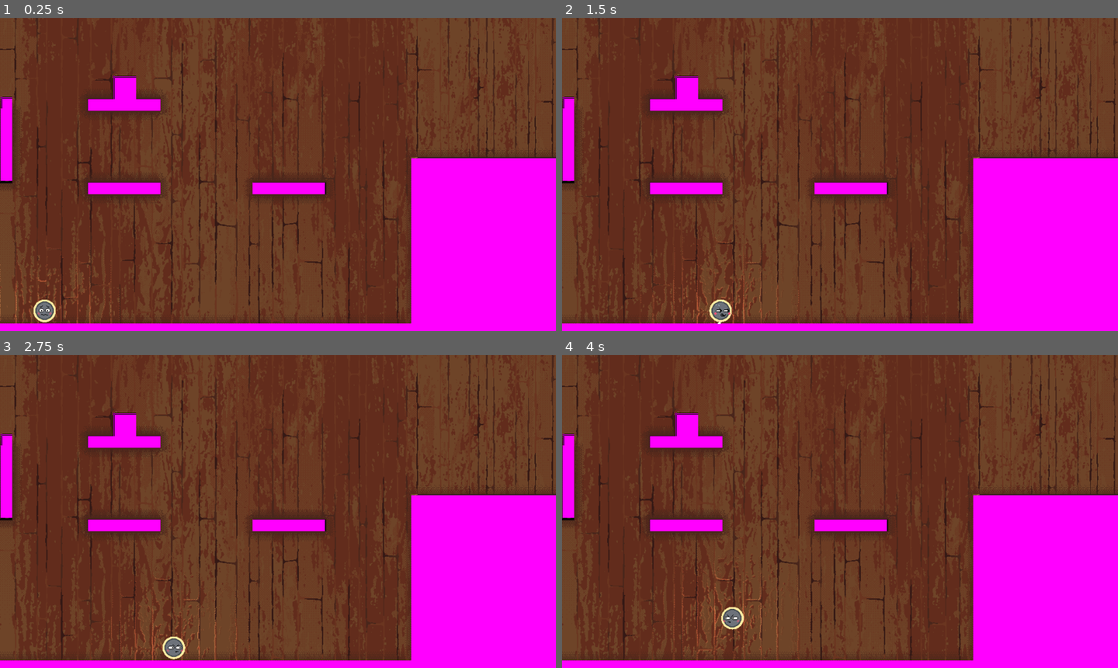
Above: before the commit, frames 1-4 (two rows, left to right).
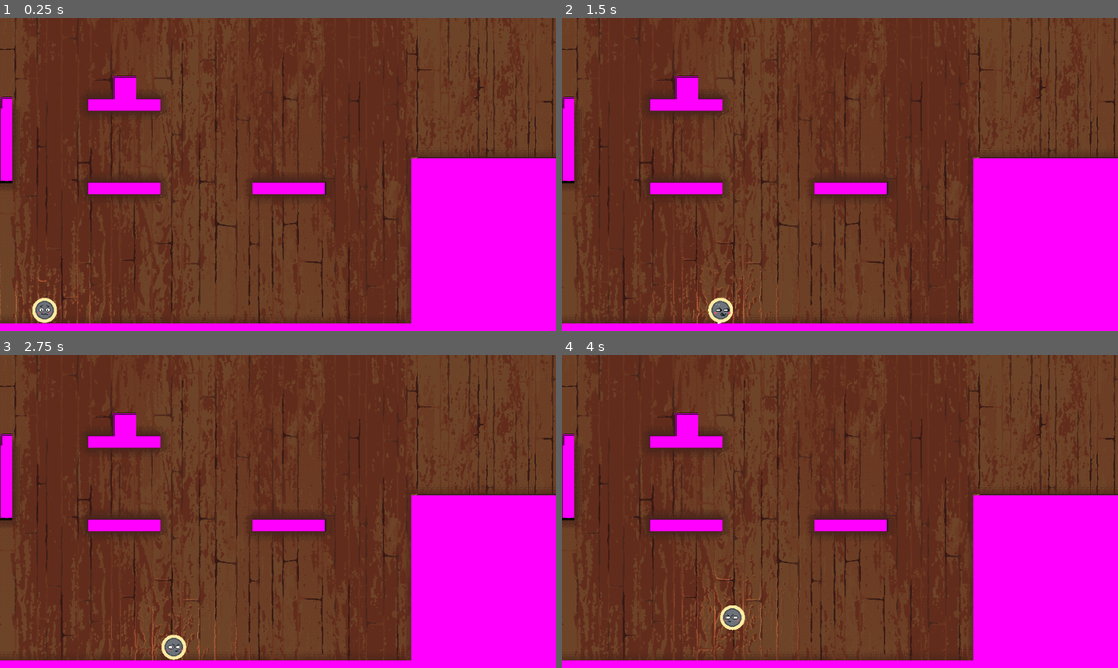
Above: after the commit, the same moments.

Repository: NAERNON/ggj-2026-mask
Game: Godot game, scene res://scenes/main.tscn
The game is run twice, just before and just after one commit, with the same random seed, the same clock (stepped at 60 frames per second) and the same inputs.
Inputs:
- Up to frame 1 (0.25 s): no input
- Up to frame 2 (1.5 s): tap Enter at 0.5 s; hold D (move_tape_right) 0.53-1.28 s; hold R (move_tape_reroll) 0.53-1.28 s; tap Space (move_tape_jump) at 0.77 s; hold S (move_tape_down) from 1.28 s (still down); tap G (tape_switch_grip) at 1.35 s
- Up to frame 3 (2.75 s): tap Space (move_tape_jump) at 1.52 s; release S (move_tape_down) at 2.03 s; hold D (move_tape_right) from 2.03 s (still down); hold R (move_tape_reroll) from 2.03 s (still down)
- Up to frame 4 (4 s): release D (move_tape_right) at 2.78 s; release R (move_tape_reroll) at 2.78 s; hold W (move_tape_up) 2.78-3.53 s; tap G (tape_switch_grip) at 2.85 s; tap Space (move_tape_jump) at 3.02, 3.77 s; hold A (move_tape_left) from 3.53 s (still down); hold R (move_tape_reroll) from 3.53 s (still down)

The runs differ from the first frame. In frame 1, 0.2% of the frame differs, in the area x 0-22%, y 72-98%; in frame 2, 0.2%; in frame 3, 0.3%, in the area x 16-45%, y 67-98%; in frame 4, 0.2%.

Commit message:
Truc muche, je sais plus

Diff:
--- a/assets/masking_tape.tscn
+++ b/assets/masking_tape.tscn
@@ -1,20 +1,23 @@
 [gd_scene format=3 uid="uid://ba5ixoxqnb3gk"]
 
 [ext_resource type="Script" uid="uid://cpw72x8irjl4e" path="res://scripts/masking_tape.gd" id="1_no3c2"]
-[ext_resource type="Script" path="res://scripts/character_face_sprite.gd" id="2_iih3h"]
+[ext_resource type="Script" uid="uid://chgbr5uutejwv" path="res://scripts/character_face_sprite.gd" id="2_iih3h"]
 [ext_resource type="Script" path="res://scripts/masking_tape_wheel.gd" id="2_ikd68"]
 
 [sub_resource type="CircleShape2D" id="CircleShape2D_no3c2"]
 radius = 21.0
 
-[node name="MaskingTape" type="CharacterBody2D" unique_id=311947507 node_paths=PackedStringArray("contact_floor", "face_sprite")]
+[node name="MaskingTape" type="CharacterBody2D" unique_id=311947507 node_paths=PackedStringArray("collision", "contact_floor", "face_sprite", "wheel")]
 floor_stop_on_slope = false
+floor_block_on_wall = false
 floor_snap_length = 10.0
 safe_margin = 1.0
 script = ExtResource("1_no3c2")
 jump_speed = 600.0
+collision = NodePath("CollisionShape2D")
 contact_floor = NodePath("Node2D")
 face_sprite = NodePath("CharacterFaceSprite")
+wheel = NodePath("MaskingTapeWheel")
 
 [node name="CollisionShape2D" type="CollisionShape2D" parent="." unique_id=932109046]
 shape = SubResource("CircleShape2D_no3c2")
--- a/scripts/masking_tape.gd
+++ b/scripts/masking_tape.gd
@@ -8,9 +8,12 @@
 @export_range(0.0, 1000.0, 10.0) var wall_roll_speed    : float
 @export_range(0.0, 10.0, 1.0) var push_force         : float
 
+@export var collision     : CollisionShape2D
 @export var contact_floor : Node2D
 @export var face_sprite   : CharacterFaceSprite
-
+@export var wheel         : MaskingTapeWheel
+
+var _circle : CircleShape2D
 var reroll_target     : Vector2
 
 var _tape_len      : float
@@ -22,9 +25,9 @@
 		floor_stop_on_slope = not floor_stop_on_slope
 		if _grip_on_wall :
 			if get_wall_normal().x == 1 :
-				contact_floor.position.x = -21
+				contact_floor.position.x = -_circle.radius
 			elif get_wall_normal().x == -1 :
-				contact_floor.position.x = 21
+				contact_floor.position.x = _circle.radius
 			contact_floor.position.y = 0
 			velocity = Vector2.ZERO
 
@@ -65,6 +68,9 @@
 	_in_free_fall = not is_on_floor()
 	_is_rerolling = Input.is_action_just_pressed('move_tape_reroll')
 	_tape_len     = initial_tape_dist
+	wheel.max_weight = _tape_len / 100.0
+	_circle = collision.shape
+	_circle.radius = 16 + wheel.max_weight
 
 func _physics_process(delta : float) -> void :
 	get_input(delta)
@@ -177,6 +183,23 @@
 
 func update_used_tape_len(used_tape : float) -> void :
 	_used_tape_len = used_tape
+	wheel.fill_ratio = 1.0 - (_used_tape_len / _tape_len)
+	_circle.radius = 16 + wheel.max_weight * wheel.fill_ratio
+	if abs(contact_floor.position.x) > 0 :
+		contact_floor.position.y = 0
+		contact_floor.position.x = sign(contact_floor.position.x) * _circle.radius
+	else :
+		contact_floor.position.y = _circle.radius
+		contact_floor.position.x = 0
 
 func add_max_tape(tape_restock : float) -> void :
 	_tape_len += tape_restock
+	wheel.max_weight = _tape_len / 100.0
+	_circle.radius = 16 + wheel.max_weight * wheel.fill_ratio
+
+	if abs(contact_floor.position.x) > 0 :
+		contact_floor.position.y = 0
+		contact_floor.position.x = sign(contact_floor.position.x) * _circle.radius
+	else :
+		contact_floor.position.y = _circle.radius
+		contact_floor.position.x = 0
